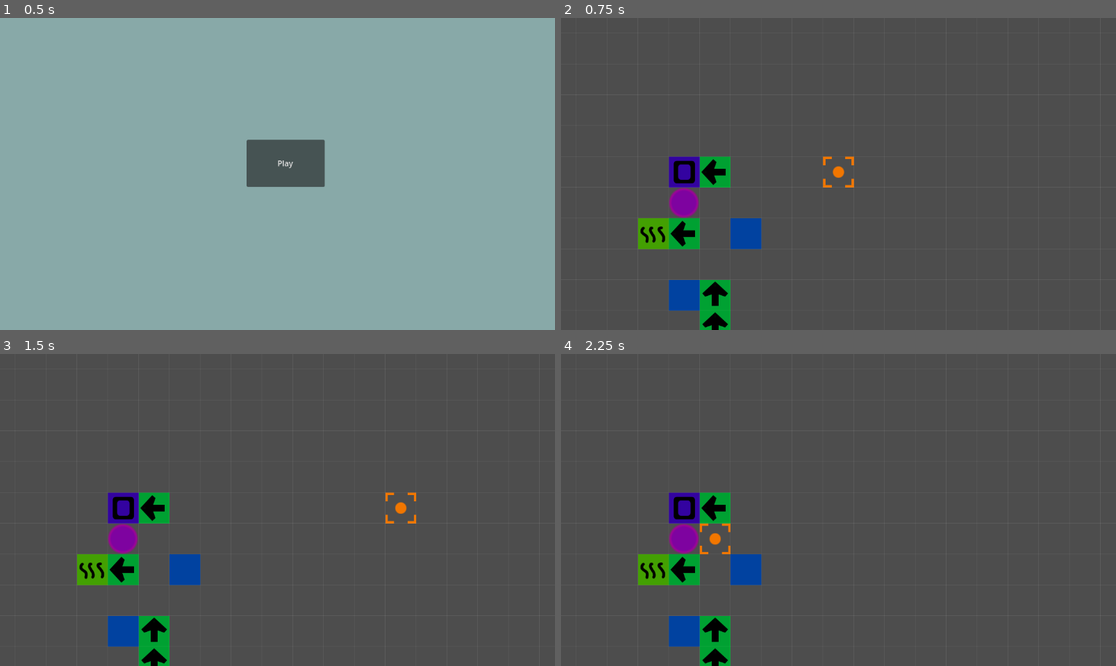
Above: before the commit, frames 1-4 (two rows, left to right).
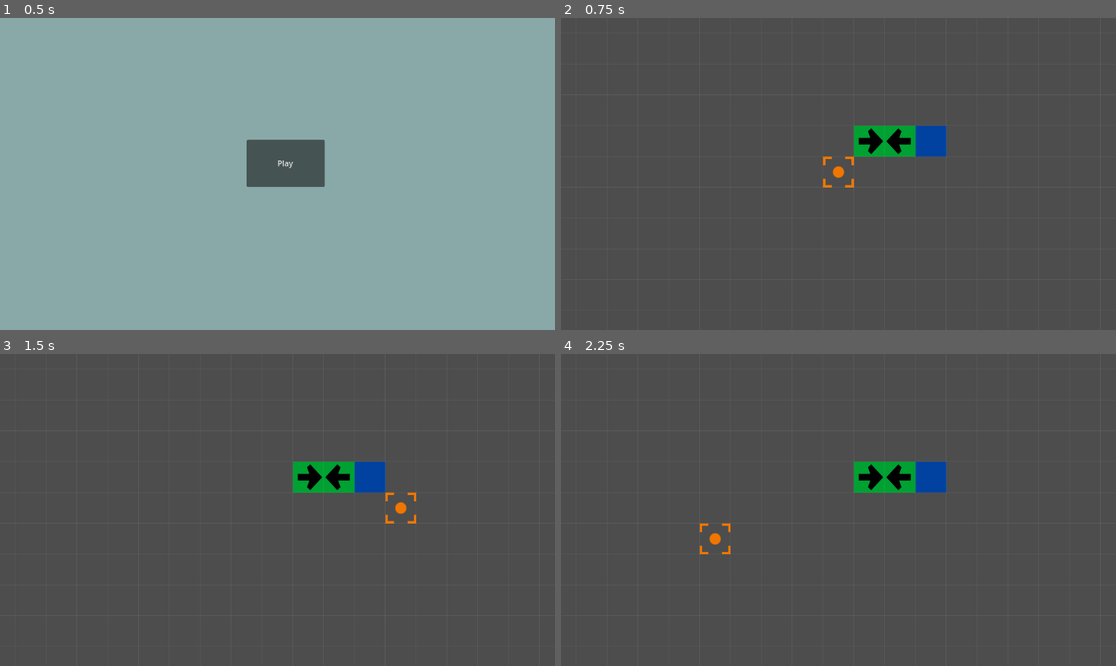
Above: after the commit, the same moments.

Repository: AthertonRoamer/CellGame
Game: Godot game, scene res://menu.tscn
Same seed, same stepped clock (60 frames per second), same inputs: the game is played once before the commit and once after it.
Inputs (mouse positions are in pixels of both pictures, inside the frame that each line leads up to):
- Up to frame 1 (0.5 s): no input
- Up to frame 2 (0.75 s): click "Play" at 0.5 s
- Up to frame 3 (1.5 s): tap Enter at 1.25 s; move the mouse to (399, 494) at 1.27 s
- Up to frame 4 (2.25 s): tap Space at 2 s; move the mouse to (727, 525) at 2.02 s

Frame 1 is identical in both runs. In frame 2, 6.3% of the frame differs, in the area x 13-70%, y 34-100%; in frame 3, 6.3%; in frame 4, 6.3%.

Commit message:
Deleted a few cells

Diff:
--- a/CellGame/world.tscn
+++ b/CellGame/world.tscn
@@ -1,10 +1,7 @@
-[gd_scene load_steps=9 format=3 uid="uid://c7tfm4d68kv7b"]
+[gd_scene load_steps=6 format=3 uid="uid://c7tfm4d68kv7b"]
 
 [ext_resource type="Script" path="res://world/world.gd" id="1_8u1rj"]
 [ext_resource type="PackedScene" uid="uid://cw0bfdkvq5u88" path="res://mover_cell.tscn" id="2_u507c"]
-[ext_resource type="PackedScene" uid="uid://c3ovry6jffdg0" path="res://algae_cell.tscn" id="3_oknrq"]
-[ext_resource type="PackedScene" uid="uid://bgqmphk0xacml" path="res://nucleus.tscn" id="4_crvha"]
-[ext_resource type="PackedScene" uid="uid://ch3uqp2dp2x36" path="res://wall_cell.tscn" id="4_h3ocs"]
 [ext_resource type="PackedScene" uid="uid://cxgjohtrreoky" path="res://selector.tscn" id="4_m6we1"]
 [ext_resource type="PackedScene" uid="uid://bawd4mgcqb0y1" path="res://blank_cell.tscn" id="6_tg4ug"]
 [ext_resource type="PackedScene" uid="uid://rbk5imkoo04v" path="res://grid.tscn" id="8_1bidu"]
@@ -12,36 +9,15 @@
 [node name="World" type="Node2D"]
 script = ExtResource("1_8u1rj")
 
-[node name="AlgaeCell" parent="." instance=ExtResource("3_oknrq")]
-position = Vector2(192, 448)
-
 [node name="MoverCell2" parent="." instance=ExtResource("2_u507c")]
-position = Vector2(320, 640)
-mover_direction = Vector2(0, -1)
-
-[node name="MoverCell3" parent="." instance=ExtResource("2_u507c")]
-position = Vector2(320, 320)
-mover_direction = Vector2(-1, 0)
-
-[node name="MoverCell4" parent="." instance=ExtResource("2_u507c")]
-position = Vector2(256, 448)
+position = Vector2(704, 256)
 mover_direction = Vector2(-1, 0)
 
 [node name="MoverCell5" parent="." instance=ExtResource("2_u507c")]
-position = Vector2(320, 576)
-mover_direction = Vector2(0, -1)
-
-[node name="WallCell" parent="." instance=ExtResource("4_h3ocs")]
-position = Vector2(256, 320)
-
-[node name="Nucleus" parent="." instance=ExtResource("4_crvha")]
-position = Vector2(256, 384)
-
-[node name="BlankCell" parent="." instance=ExtResource("6_tg4ug")]
-position = Vector2(256, 576)
+position = Vector2(640, 256)
 
 [node name="BlankCell2" parent="." instance=ExtResource("6_tg4ug")]
-position = Vector2(384, 448)
+position = Vector2(768, 256)
 
 [node name="ChangeTimer" type="Timer" parent="."]
 
